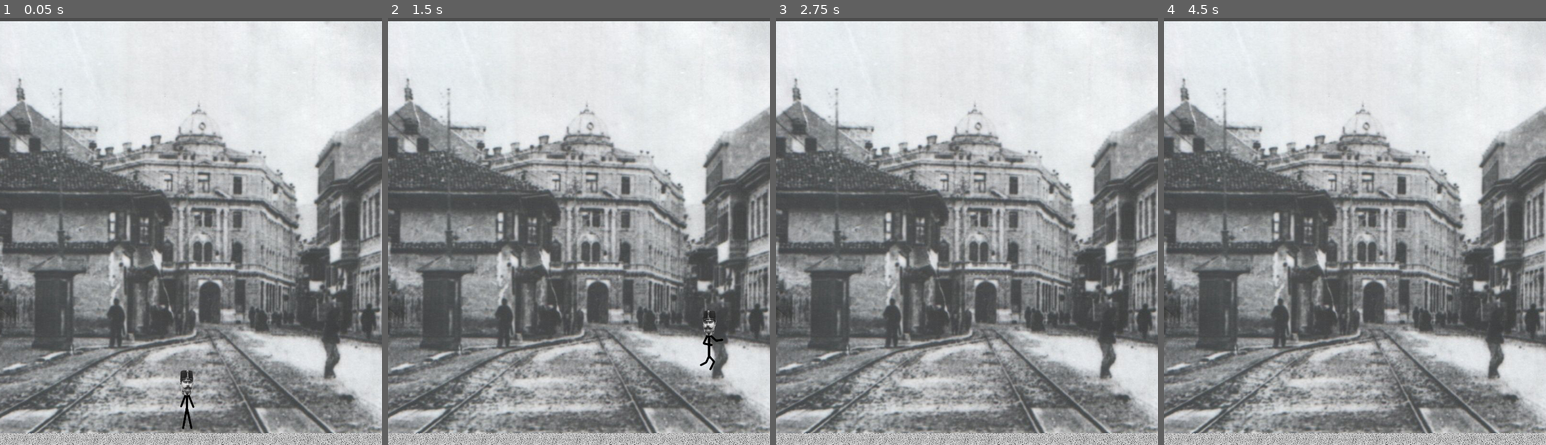
Above: before the commit, frames 1-4 (left to right).
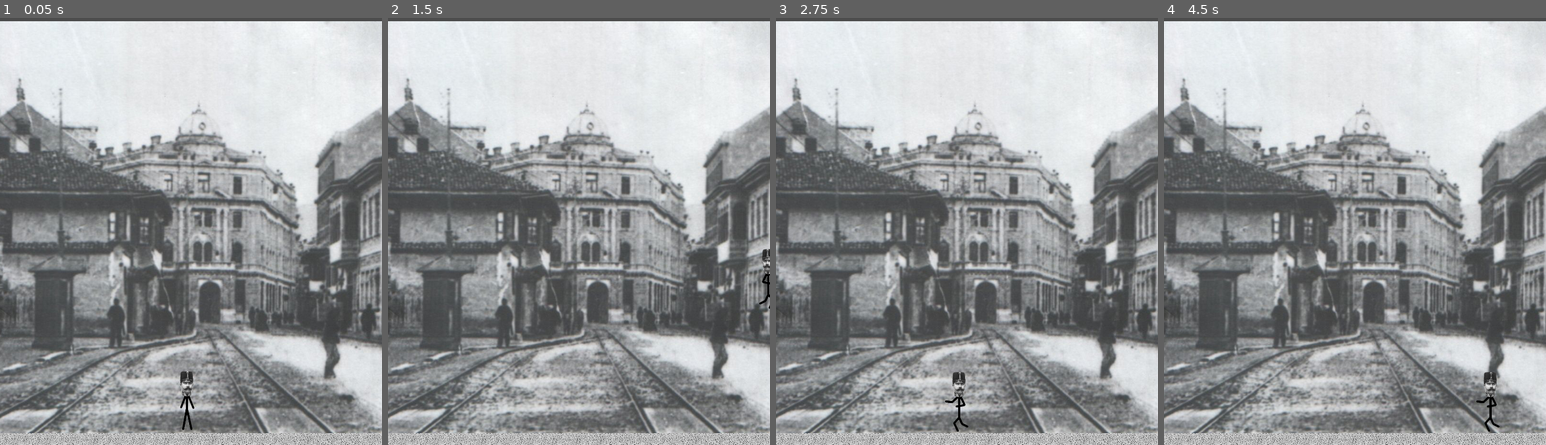
Above: after the commit, the same moments.

Repository: MrAstorii/Zadanie01
Game: Godot game, scene res://Świat.tscn
The game is run twice, just before and just after one commit, with the same random seed, the same clock (stepped at 60 frames per second) and the same inputs. The project has no main scene, so this scene is started directly.
Inputs:
- Up to frame 1 (0.05 s): no input
- Up to frame 2 (1.5 s): tap Enter at 0.5 s; hold Right (ui_right) from 0.53 s (still down); tap Up (ui_up) at 0.77 s
- Up to frame 3 (2.75 s): tap Up (ui_up) at 1.52 s; release Right (ui_right) at 2.03 s; hold Left (ui_left) from 2.03 s (still down)
- Up to frame 4 (4.5 s): release Left (ui_left) at 2.78 s; hold Right (ui_right) 2.78-4.28 s; tap Up (ui_up) at 3.02, 3.77 s; hold Left (ui_left) from 4.28 s (still down)

The runs differ from the first frame. In frame 1, 0.1% of the frame differs, in the area x 47-51%, y 82-97%; in frame 2, 0.4%, in the area x 81-100%, y 54-83%; in frame 3, 0.3%; in frame 4, 0.3%.

Commit message:
Update FF.gd

Diff:
--- a/Zadanie01/FF.gd
+++ b/Zadanie01/FF.gd
@@ -1,10 +1,16 @@
 extends KinematicBody2D
+
 
 const UP = Vector2(0, -1)
 const GRAVITY = 20
 const SPEED = 300
 const JUMP_HEIGHT = -600
 var motion = Vector2()
+var screen_size
+
+func _ready():
+	screen_size = get_viewport_rect().size
+
 
 func _physics_process(delta):
 	motion.y += GRAVITY
@@ -27,4 +33,10 @@
 
 
 	motion = move_and_slide(motion, UP)
+
 	pass
+
+func _process(delta):
+	position += motion * delta
+	position.x = clamp(position.x, 0, screen_size.x)
+	position.y = clamp(position.y, 0, screen_size.y)
